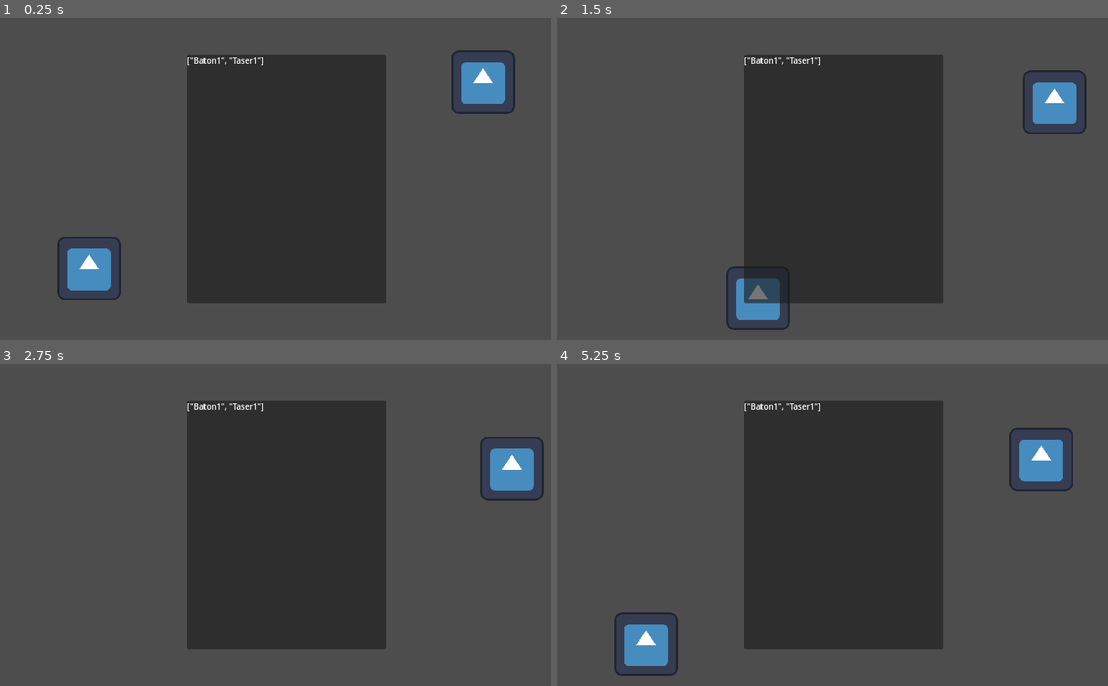
Above: before the commit, frames 1-4 (two rows, left to right).
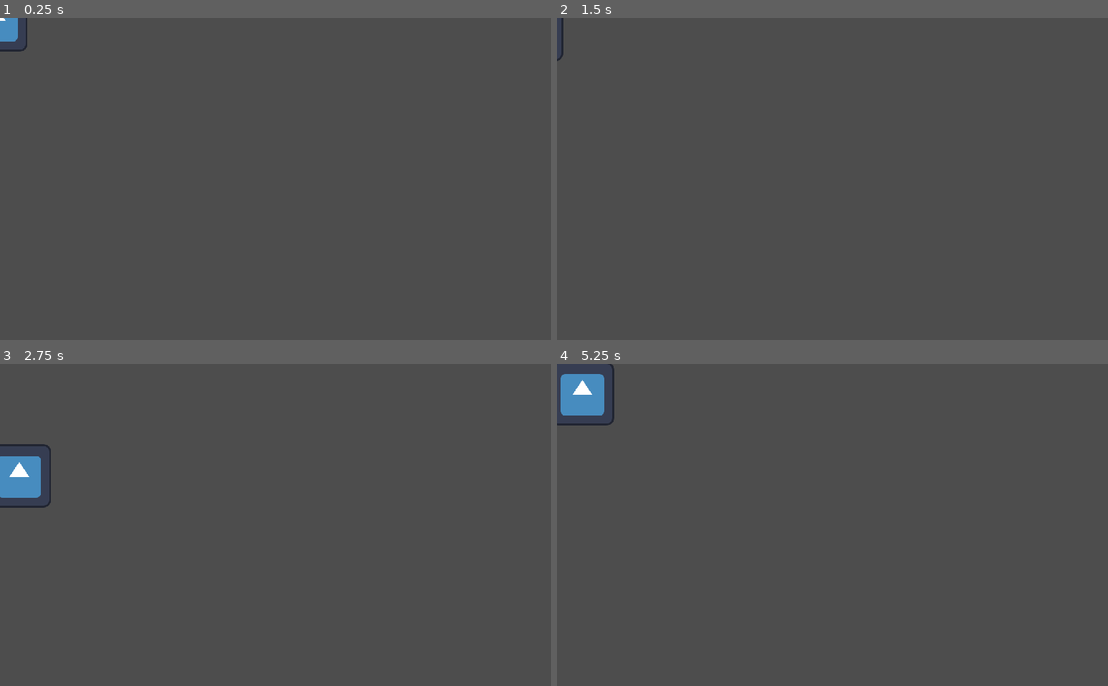
Above: after the commit, the same moments.

Repository: PlantvZombie/Placeholder
Game: Godot game, scene res://world.tscn
Same seed, same stepped clock (60 frames per second), same inputs: the game is played once before the commit and once after it. This scene is started directly instead of the project's main scene. The engine's default icon, where the game draws it, is replaced by a stand-in: a white triangle on a blue panel in a dark square.
Inputs:
- Up to frame 1 (0.25 s): no input
- Up to frame 2 (1.5 s): hold D (right) 0.53-1.28 s; hold S (down) from 1.28 s (still down)
- Up to frame 3 (2.75 s): release S (down) at 2.03 s; hold D (right) from 2.03 s (still down)
- Up to frame 4 (5.25 s): release D (right) at 2.78 s; hold W (up) 2.78-3.53 s; hold A (left) 3.53-5.03 s; hold S (down) from 5.03 s (still down)

The runs differ from the first frame. In frame 1, 31% of the frame differs, in the area x 0-94%, y 0-89%; in frame 2, 30%; in frame 3, 30%; in frame 4, 31%, in the area x 0-94%, y 0-97%.

Commit message:
I dont know whats happening anymore

Diff:
--- a/Scenes/GameScenes/control.tscn
+++ b/Scenes/GameScenes/control.tscn
@@ -1,6 +1,13 @@
 [gd_scene load_steps=2 format=3 uid="uid://bvbp445scetkk"]
 
-[ext_resource type="Script" path="res://Scripts/control.gd" id="1_r5b0n"]
+[sub_resource type="GDScript" id="GDScript_o2nuy"]
+script/source = "extends Control
+
+
+func _process(delta: float) -> void:
+	if visible:
+		get_node(\"Panel/Label\").set_text(str(get_node(\"/root/Global\").Item))
+"
 
 [node name="Inventory" type="Control"]
 layout_mode = 3
@@ -9,7 +16,7 @@
 anchor_bottom = 1.0
 grow_horizontal = 2
 grow_vertical = 2
-script = ExtResource("1_r5b0n")
+script = SubResource("GDScript_o2nuy")
 
 [node name="Panel" type="Panel" parent="."]
 layout_mode = 1
--- a/Scenes/GameScenes/player.tscn
+++ b/Scenes/GameScenes/player.tscn
@@ -1,19 +1,42 @@
-[gd_scene load_steps=4 format=3 uid="uid://cjh0r37iqyk3g"]
+[gd_scene load_steps=4 format=3 uid="uid://ddfa671rvcc53"]
 
-[ext_resource type="Script" path="res://Scripts/StaticBody2D.gd" id="1_ttaav"]
 [ext_resource type="Texture2D" uid="uid://d2bt6csy2o2df" path="res://icon.svg" id="2_my1py"]
+
+[sub_resource type="GDScript" id="GDScript_n7pmd"]
+script/source = "extends CharacterBody2D
+
+
+const SPEED = 300.0
+
+
+func _physics_process(delta):
+
+	# Get the input direction and handle the movement/deceleration.
+	# As good practice, you should replace UI actions with custom gameplay actions.
+	var direction = Input.get_axis(\"left\", \"right\")
+	var direction2 = Input.get_axis(\"up\", \"down\")
+	if direction or direction2:
+		velocity.x = direction * SPEED
+		velocity.y = direction2 * SPEED
+		if sqrt(pow(velocity.x, 2) + pow(velocity.y, 2)) > 300:
+			velocity.x = direction * SPEED * (sqrt(2)/2)
+			velocity.y = direction2 * SPEED * (sqrt(2)/2)
+	else:
+		velocity.x = move_toward(velocity.x, 0, SPEED)
+		velocity.y = move_toward(velocity.y, 0, SPEED)
+
+	move_and_slide()
+"
 
 [sub_resource type="CapsuleShape2D" id="CapsuleShape2D_saysw"]
 radius = 60.0
 height = 150.0
 
-[node name="Player" type="Node2D"]
+[node name="Player" type="CharacterBody2D"]
+script = SubResource("GDScript_n7pmd")
 
-[node name="StaticBody2D" type="CharacterBody2D" parent="."]
-script = ExtResource("1_ttaav")
-
-[node name="CollisionShape2D" type="CollisionShape2D" parent="StaticBody2D"]
+[node name="CollisionShape2D" type="CollisionShape2D" parent="."]
 shape = SubResource("CapsuleShape2D_saysw")
 
-[node name="Sprite2D" type="Sprite2D" parent="StaticBody2D/CollisionShape2D"]
+[node name="Sprite2D" type="Sprite2D" parent="CollisionShape2D"]
 texture = ExtResource("2_my1py")
--- a/Scenes/Prefabs/citizen.tscn
+++ /dev/null
@@ -1,29 +0,0 @@
-[gd_scene load_steps=5 format=3 uid="uid://eso7xqhlxx25"]
-
-[ext_resource type="Script" path="res://Scripts/citizen.gd" id="1_w6fys"]
-[ext_resource type="Texture2D" uid="uid://d2bt6csy2o2df" path="res://icon.svg" id="2_mo6vy"]
-
-[sub_resource type="CapsuleShape2D" id="CapsuleShape2D_gg1e4"]
-radius = 60.0
-height = 150.0
-
-[sub_resource type="CircleShape2D" id="CircleShape2D_v4eh4"]
-radius = 600.0
-
-[node name="Citizen" type="CharacterBody2D"]
-script = ExtResource("1_w6fys")
-
-[node name="CollisionShape2D" type="CollisionShape2D" parent="."]
-shape = SubResource("CapsuleShape2D_gg1e4")
-
-[node name="Sprite2D" type="Sprite2D" parent="CollisionShape2D"]
-texture = ExtResource("2_mo6vy")
-
-[node name="Area2D" type="Area2D" parent="."]
-
-[node name="CollisionShape2D" type="CollisionShape2D" parent="Area2D"]
-shape = SubResource("CircleShape2D_v4eh4")
-
-[connection signal="tweenstart" from="." to="." method="_on_tweenstart"]
-[connection signal="body_entered" from="Area2D" to="." method="_on_area_2d_body_entered"]
-[connection signal="body_exited" from="Area2D" to="." method="_on_area_2d_body_exited"]
--- a/Scenes/Prefabs/player.tscn
+++ /dev/null
@@ -1,19 +0,0 @@
-[gd_scene load_steps=4 format=3 uid="uid://b222khivfthbd"]
-
-[ext_resource type="Script" path="res://Scripts/StaticBody2D.gd" id="1_ttaav"]
-[ext_resource type="Texture2D" uid="uid://d2bt6csy2o2df" path="res://icon.svg" id="2_my1py"]
-
-[sub_resource type="CapsuleShape2D" id="CapsuleShape2D_saysw"]
-radius = 60.0
-height = 150.0
-
-[node name="Player" type="Node2D"]
-
-[node name="StaticBody2D" type="CharacterBody2D" parent="."]
-script = ExtResource("1_ttaav")
-
-[node name="CollisionShape2D" type="CollisionShape2D" parent="StaticBody2D"]
-shape = SubResource("CapsuleShape2D_saysw")
-
-[node name="Sprite2D" type="Sprite2D" parent="StaticBody2D/CollisionShape2D"]
-texture = ExtResource("2_my1py")
--- a/Scripts/control.gd
+++ /dev/null
@@ -1,6 +0,0 @@
-extends Control
-
-
-func _process(delta: float) -> void:
-	if visible:
-		get_node("Panel/Label").set_text(str(get_node("/root/Global").Item))
--- a/Scripts/StaticBody2D.gd
+++ b/StaticBody2D.gd
@@ -4,7 +4,7 @@
 const SPEED = 300.0
 
 
-func _physics_process(delta):
+func _physics_process(_delta):
 
 	# Get the input direction and handle the movement/deceleration.
 	# As good practice, you should replace UI actions with custom gameplay actions.
--- a/Scripts/citizen.gd
+++ b/citizen.gd
@@ -9,11 +9,13 @@
 var TimeTweening:int
 signal tweenstart
 var FirstTween:bool = true
+var randnum:int
 
 func _on_area_2d_body_entered(body: Node2D) -> void:
 	if body.name == "Player":
 		random.randomize()
-		var randnum = random.randf_range(0, 100)
+		randnum = random.randi_range(0, 100)
+		print(randnum)
 		if randnum < 41:
 			run = true
 		elif randnum > 40:
@@ -32,11 +34,12 @@
 		else:
 			velocity.x = move_toward(velocity.x, 0, SPEED)
 			velocity.y = move_toward(velocity.y, 0, SPEED)
+		move_and_slide()
 	elif !run and !cower and !tweening:
 		random.randomize()
-		var randx = random.randf_range(-100, 100)
+		var randx = random.randi_range(-100, 100)
 		random.randomize()
-		var randy = random.randf_range(-100, 100)
+		var randy = random.randi_range(-100, 100)
 		TimeTweening = (abs(randx) + abs(randy))/50
 		tweening = true
 		tweenstart.emit()
--- /dev/null
+++ b/control.gd
@@ -0,0 +1,5 @@
+extends Control
+
+
+func _process(_delta: float) -> void:
+	get_node("Panel/Label").set_text(str(get_node("/root/Global").Item))
--- a/player.tscn
+++ /dev/null
@@ -1,19 +0,0 @@
-[gd_scene load_steps=4 format=3 uid="uid://cicpbnkwg0uw8"]
-
-[ext_resource type="Script" path="res://StaticBody2D.gd" id="1_ttaav"]
-[ext_resource type="Texture2D" uid="uid://d2bt6csy2o2df" path="res://icon.svg" id="2_my1py"]
-
-[sub_resource type="CapsuleShape2D" id="CapsuleShape2D_saysw"]
-radius = 60.0
-height = 150.0
-
-[node name="Player" type="Node2D"]
-
-[node name="StaticBody2D" type="CharacterBody2D" parent="."]
-script = ExtResource("1_ttaav")
-
-[node name="CollisionShape2D" type="CollisionShape2D" parent="StaticBody2D"]
-shape = SubResource("CapsuleShape2D_saysw")
-
-[node name="Sprite2D" type="Sprite2D" parent="StaticBody2D/CollisionShape2D"]
-texture = ExtResource("2_my1py")
--- a/world.gd
+++ b/world.gd
@@ -1,6 +1,6 @@
 extends Node2D
 
-func _process(delta: float) -> void:
+func _process(_delta: float) -> void:
 	if Input.is_action_just_pressed("esc"):
 		Engine.time_scale = 0
 		get_node("Inventory").set_visible(true)
--- a/world.tscn
+++ b/world.tscn
@@ -1,20 +1,19 @@
 [gd_scene load_steps=5 format=3 uid="uid://ddqnnpc5binmv"]
 
 [ext_resource type="Script" path="res://world.gd" id="1_fpks8"]
-[ext_resource type="PackedScene" uid="uid://0rj6h5ffum7c" path="res://Scenes/GameScenes/player.tscn" id="1_o675a"]
-[ext_resource type="PackedScene" uid="uid://eso7xqhlxx25" path="res://Scenes/Prefabs/citizen.tscn" id="2_6rb8a"]
-[ext_resource type="PackedScene" uid="uid://tfb5m3rp3cmw" path="res://Scenes/GameScenes/control.tscn" id="3_v3k7y"]
+[ext_resource type="PackedScene" uid="uid://ddfa671rvcc53" path="res://Scenes/GameScenes/player.tscn" id="1_o675a"]
+[ext_resource type="PackedScene" uid="uid://dd8g7nctnar3a" path="res://Scenes/GameScenes/citizen.tscn" id="2_15p5u"]
+[ext_resource type="PackedScene" uid="uid://bvbp445scetkk" path="res://Scenes/GameScenes/control.tscn" id="3_v3k7y"]
 
 [node name="World" type="Node2D"]
 script = ExtResource("1_fpks8")
 
+[node name="Citizen" parent="." instance=ExtResource("2_15p5u")]
+
 [node name="Player" parent="." instance=ExtResource("1_o675a")]
-position = Vector2(179, 504)
-
-[node name="Citizen" parent="." instance=ExtResource("2_6rb8a")]
-position = Vector2(965, 121)
 
 [node name="Inventory" parent="." instance=ExtResource("3_v3k7y")]
+visible = false
 offset_left = 576.0
 offset_top = 324.0
 offset_right = 576.0
Not shown: 1 places in Scenes/GameScenes/citizen.tscn that only renumber resources
